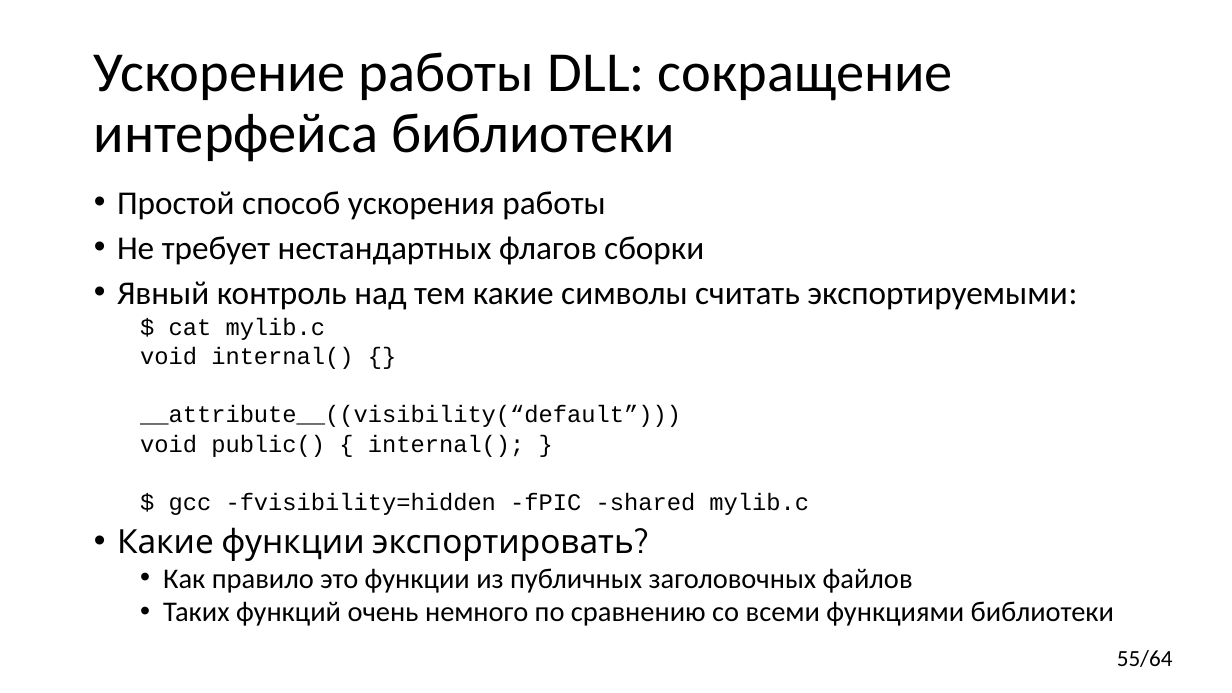
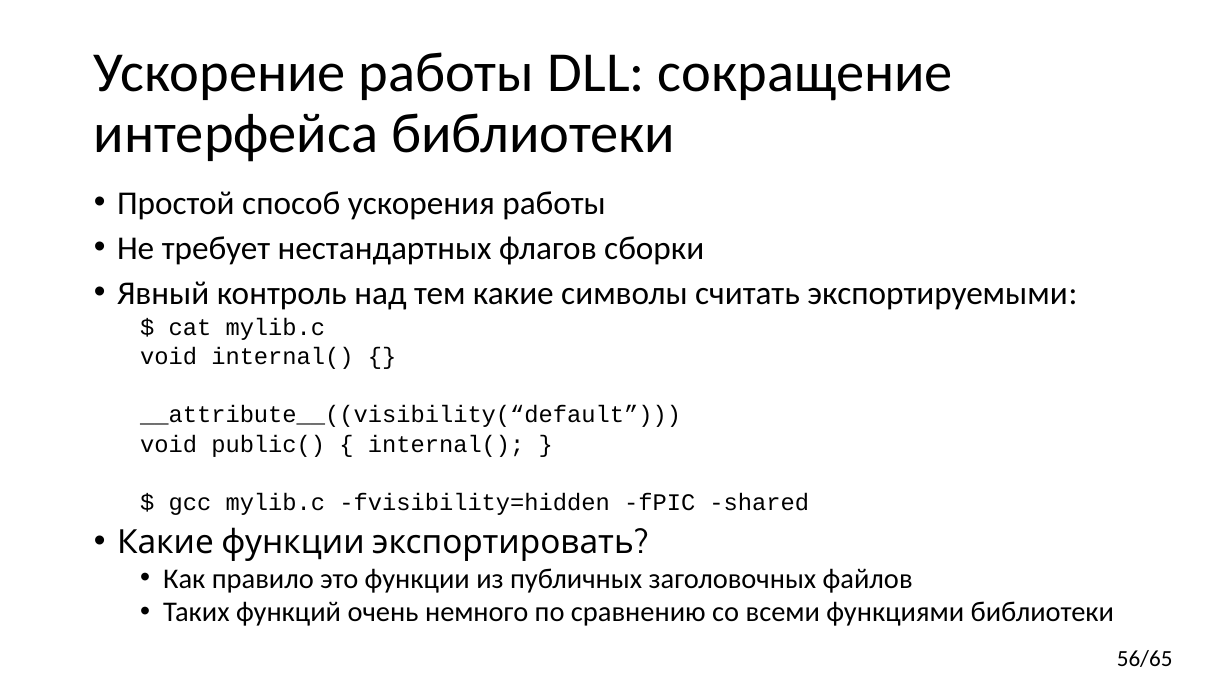
Before and after one commit to yugr/CppRussia, a slide deck: slide 56 of 2024/RU.pptx (slide 55 before the commit). Drawn at 1232x693 pixels with LibreOffice and Linux fonts; fonts in the diff are those of the drawing. Boxes give left, top, right and bottom in pixels: in the first picture for what was removed or moved away, otherwise in the second. Text is boxed around its words. In the diff, an @@ line names an element or a change of style, - is before the commit and + after.

```diff
--- a/2024/RU.pptx
+++ b/2024/RU.pptx
@@ text at <box>169,493,809,515</box>: text changed @@
-  $ gcc -fvisibility=hidden -fPIC -shared mylib.c
+  $ gcc mylib.c -fvisibility=hidden -fPIC -shared
@@ page number at <box>1117,650,1173,667</box>: text changed @@
-55/64
+56/65
```
Also in this commit, not shown: 5 other slides changed, 1 slide added, 1 other file.
